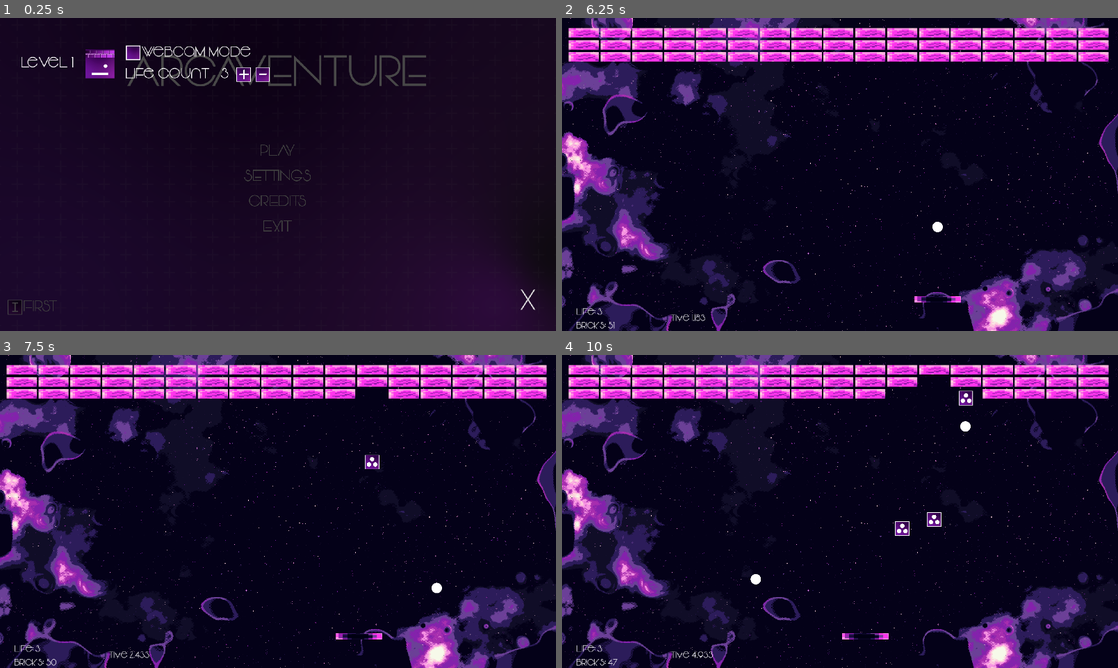
Above: before the commit, frames 1-4 (two rows, left to right).
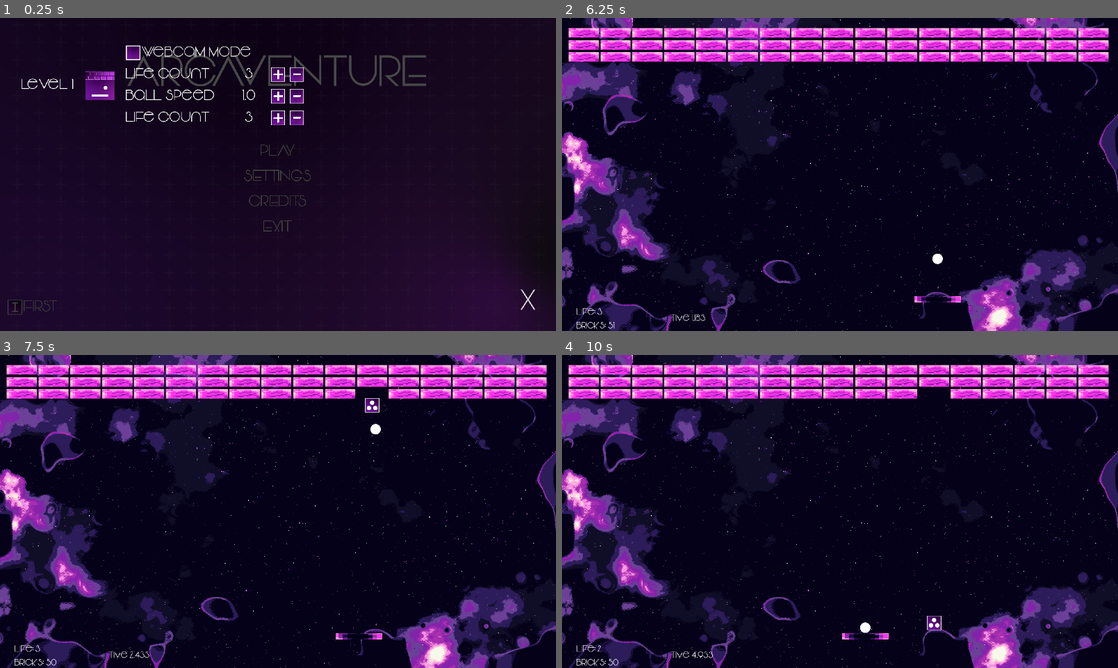
Above: after the commit, the same moments.

Repository: QuirrelForU/Arcaventure
Game: Godot game, scene res://BaseMenu/BaseMenu.tscn
The game is run twice, just before and just after one commit, with the same random seed, the same clock (stepped at 60 frames per second) and the same inputs.
Inputs (mouse positions are in pixels of both pictures, inside the frame that each line leads up to; where the layout moved, square brackets give the same spot in the first picture):
- Up to frame 1 (0.25 s): no input
- Up to frame 2 (6.25 s): click (806, 74) at 0.52 s; click (823, 74) at 1.27 s; click (840, 96) [806, 74] at 2 s; click (856, 96) [823, 74] at 2.75 s; click "PLAY" at 3.5 s; click "PLAY" at 4.25 s; click (662, 86) [662, 64] at 5 s; tap Enter at 5.75 s; move the mouse to (867, 174) at 5.77 s
- Up to frame 3 (7.5 s): move the mouse to (250, 511) at 6.52 s; move the mouse to (289, 505) at 7.27 s
- Up to frame 4 (10 s): move the mouse to (834, 517) at 8.02 s; move the mouse to (878, 514) at 8.77 s; move the mouse to (795, 508) at 9.52 s

The runs differ from the first frame. In frame 1, 2.3% of the frame differs, in the area x 3-55%, y 10-35%; in frame 2, 0.1%; in frame 3, 0.4%; in frame 4, 1.1%.
Error in both runs: Invalid get index 'current_resolution_index' (on base: 'Nil'). (res://BaseMenu/SaverLoader.gd:19)

Commit message:
ball speed settings via menu

Diff:
--- a/game/Arkanoid/LevelFirst/Balls.gd
+++ b/game/Arkanoid/LevelFirst/Balls.gd
@@ -5,31 +5,25 @@
 
 onready var player_stats =$"../Stats"
 
-export(float) var ball_speed_scale
-
 
 func _ready():
 	player_stats.balls_count =$".".get_child_count()
 
-	# apply modifiers from editor
-	if ball_speed_scale:
-		$Ball.speed = ball_speed_scale
+	#
 
 func multiply():
 	for ball in $".".get_children():
 		player_stats.balls_count += 1
 		var new_ball = ball_scene.instance()
 		new_ball.global_position = ball.global_position
-		if ball_speed_scale:
-			new_ball.speed = ball_speed_scale
+		new_ball.speed = player_stats.ball_speed_coef
 		new_ball.velocity = ball.velocity
 		new_ball.velocity = new_ball.velocity.rotated(PI/4)
 		$".".add_child(new_ball)
 
 func respawn():
 	var new_ball = ball_scene.instance()
-	if ball_speed_scale:
-		new_ball.speed = ball_speed_scale
+	new_ball.speed = player_stats.ball_speed_coef
 	$".".add_child(new_ball)
 	$"../Platform".respawn_ball()
 	$"../Platform".ball = new_ball
--- a/game/Arkanoid/LevelFirst/LevelFirst.gd
+++ b/game/Arkanoid/LevelFirst/LevelFirst.gd
@@ -26,3 +26,5 @@
 		var game_settings : ArkanoidSettings = load("user://arkanoid_first_level.tres") as ArkanoidSettings
 		player_stats.webcam_mode = game_settings.webcam_mode
 		player_stats.life_count = game_settings.life_count
+		player_stats.ball_speed_coef = game_settings.ball_speed_coef
+		$Balls/Ball.speed = player_stats.ball_speed_coef
--- a/game/Arkanoid/LevelFirst/LevelFirst.tscn
+++ b/game/Arkanoid/LevelFirst/LevelFirst.tscn
@@ -60,7 +60,6 @@
 
 [node name="Balls" type="Node2D" parent="."]
 script = ExtResource( 12 )
-ball_speed_scale = 2.0
 
 [node name="Ball" parent="Balls" instance=ExtResource( 1 )]
 
--- a/game/Arkanoid/LevelFirst/Stats.gd
+++ b/game/Arkanoid/LevelFirst/Stats.gd
@@ -1,7 +1,9 @@
 extends Node
 
+var life_count = 3 setget _set_life_count
+var ball_speed_coef = null
+var platform_size_coef = 1.0
 
-export var life_count = 3 setget _set_life_count
 var time = 0.0 setget _set_time
 
 var bricks_count setget _set_bricks_count
--- /dev/null
+++ b/game/BaseMenu/BallSpeedLabel.gd
@@ -0,0 +1,16 @@
+extends Label
+
+var speed_coef = 1.0 setget _set_speed_coef
+
+
+func _on_PlusLife_pressed():
+	self.speed_coef +=0.25
+
+
+func _on_MinusLife_pressed():
+	self.speed_coef -=0.25
+
+
+func _set_speed_coef(new_speed_coef):
+	speed_coef = clamp(new_speed_coef,0.25,3.5)
+	$".".text = str(speed_coef)
--- a/game/BaseMenu/BaseMenu.tscn
+++ b/game/BaseMenu/BaseMenu.tscn
@@ -21,6 +21,7 @@
 [ext_resource path="res://BaseMenu/more_icons/plusbutton.png" type="Texture" id=19]
 [ext_resource path="res://BaseMenu/LifeCountLabel.gd" type="Script" id=20]
 [ext_resource path="res://BaseMenu/more_icons/minusbutton.png" type="Texture" id=21]
+[ext_resource path="res://BaseMenu/BallSpeedLabel.gd" type="Script" id=22]
 
 [sub_resource type="Animation" id=1]
 resource_name = "PlusesSlide"
@@ -122,8 +123,8 @@
 [node name="GridPluses" parent="Background" instance=ExtResource( 5 )]
 margin_left = -166.88
 margin_top = -94.7037
-margin_right = 36970.1
-margin_bottom = 20848.3
+margin_right = 40810.1
+margin_bottom = 23008.3
 
 [node name="AnimationPlayer" type="AnimationPlayer" parent="Background"]
 root_node = NodePath("../..")
@@ -347,22 +348,22 @@
 margin_bottom = 540.0
 
 [node name="HBoxContainer" type="HBoxContainer" parent="GameMenus/VBoxContainer"]
-margin_right = 858.0
-margin_bottom = 146.0
+margin_right = 976.0
+margin_bottom = 296.0
 custom_constants/separation = 40
 
 [node name="Label" type="Label" parent="GameMenus/VBoxContainer/HBoxContainer"]
-margin_top = 37.0
+margin_top = 112.0
 margin_right = 181.0
-margin_bottom = 108.0
+margin_bottom = 183.0
 custom_fonts/font = ExtResource( 10 )
 text = "Level 1"
 
 [node name="ArkanoidLevel1" type="TextureButton" parent="GameMenus/VBoxContainer/HBoxContainer"]
 margin_left = 221.0
-margin_top = 23.0
+margin_top = 98.0
 margin_right = 321.0
-margin_bottom = 123.0
+margin_bottom = 198.0
 rect_min_size = Vector2( 100, 100 )
 size_flags_horizontal = 0
 size_flags_vertical = 4
@@ -371,11 +372,11 @@
 
 [node name="SettingsList" type="VBoxContainer" parent="GameMenus/VBoxContainer/HBoxContainer"]
 margin_left = 361.0
-margin_right = 858.0
-margin_bottom = 146.0
+margin_right = 976.0
+margin_bottom = 296.0
 
 [node name="WebcamModeCheckbox" type="CheckBox" parent="GameMenus/VBoxContainer/HBoxContainer/SettingsList"]
-margin_right = 497.0
+margin_right = 615.0
 margin_bottom = 71.0
 theme = ExtResource( 9 )
 custom_fonts/font = ExtResource( 10 )
@@ -383,23 +384,24 @@
 
 [node name="LifeCount" type="HBoxContainer" parent="GameMenus/VBoxContainer/HBoxContainer/SettingsList"]
 margin_top = 75.0
-margin_right = 497.0
+margin_right = 615.0
 margin_bottom = 146.0
 custom_constants/separation = 15
 
 [node name="Name" type="Label" parent="GameMenus/VBoxContainer/HBoxContainer/SettingsList/LifeCount"]
-margin_right = 302.0
+margin_right = 350.0
 margin_bottom = 71.0
+rect_min_size = Vector2( 350, 0 )
 size_flags_horizontal = 6
 size_flags_vertical = 6
 custom_fonts/font = ExtResource( 10 )
 text = "Life count "
 
 [node name="LifeCountLabel" type="Label" parent="GameMenus/VBoxContainer/HBoxContainer/SettingsList/LifeCount"]
-margin_left = 317.0
-margin_right = 367.0
+margin_left = 365.0
+margin_right = 485.0
 margin_bottom = 71.0
-rect_min_size = Vector2( 50, 0 )
+rect_min_size = Vector2( 120, 0 )
 size_flags_horizontal = 6
 size_flags_vertical = 6
 custom_fonts/font = ExtResource( 10 )
@@ -409,9 +411,9 @@
 script = ExtResource( 20 )
 
 [node name="PlusLife" type="TextureButton" parent="GameMenus/VBoxContainer/HBoxContainer/SettingsList/LifeCount"]
-margin_left = 382.0
+margin_left = 500.0
 margin_top = 10.0
-margin_right = 432.0
+margin_right = 550.0
 margin_bottom = 60.0
 rect_min_size = Vector2( 50, 50 )
 size_flags_horizontal = 6
@@ -420,9 +422,109 @@
 expand = true
 
 [node name="MinusLife" type="TextureButton" parent="GameMenus/VBoxContainer/HBoxContainer/SettingsList/LifeCount"]
-margin_left = 447.0
+margin_left = 565.0
 margin_top = 10.0
-margin_right = 497.0
+margin_right = 615.0
+margin_bottom = 60.0
+rect_min_size = Vector2( 50, 50 )
+size_flags_horizontal = 6
+size_flags_vertical = 6
+texture_normal = ExtResource( 21 )
+expand = true
+
+[node name="BallSpeed" type="HBoxContainer" parent="GameMenus/VBoxContainer/HBoxContainer/SettingsList"]
+margin_top = 150.0
+margin_right = 615.0
+margin_bottom = 221.0
+custom_constants/separation = 15
+
+[node name="Name" type="Label" parent="GameMenus/VBoxContainer/HBoxContainer/SettingsList/BallSpeed"]
+margin_right = 350.0
+margin_bottom = 71.0
+rect_min_size = Vector2( 350, 0 )
+size_flags_horizontal = 6
+size_flags_vertical = 6
+custom_fonts/font = ExtResource( 10 )
+text = "ball speed"
+
+[node name="BallSpeedLabel" type="Label" parent="GameMenus/VBoxContainer/HBoxContainer/SettingsList/BallSpeed"]
+margin_left = 365.0
+margin_right = 485.0
+margin_bottom = 71.0
+rect_min_size = Vector2( 120, 0 )
+size_flags_horizontal = 6
+size_flags_vertical = 6
+custom_fonts/font = ExtResource( 10 )
+text = "1.0"
+align = 1
+valign = 1
+script = ExtResource( 22 )
+
+[node name="PlusSpeed" type="TextureButton" parent="GameMenus/VBoxContainer/HBoxContainer/SettingsList/BallSpeed"]
+margin_left = 500.0
+margin_top = 10.0
+margin_right = 550.0
+margin_bottom = 60.0
+rect_min_size = Vector2( 50, 50 )
+size_flags_horizontal = 6
+size_flags_vertical = 6
+texture_normal = ExtResource( 19 )
+expand = true
+
+[node name="MinusSpeed" type="TextureButton" parent="GameMenus/VBoxContainer/HBoxContainer/SettingsList/BallSpeed"]
+margin_left = 565.0
+margin_top = 10.0
+margin_right = 615.0
+margin_bottom = 60.0
+rect_min_size = Vector2( 50, 50 )
+size_flags_horizontal = 6
+size_flags_vertical = 6
+texture_normal = ExtResource( 21 )
+expand = true
+
+[node name="PlatformSize" type="HBoxContainer" parent="GameMenus/VBoxContainer/HBoxContainer/SettingsList"]
+margin_top = 225.0
+margin_right = 615.0
+margin_bottom = 296.0
+custom_constants/separation = 15
+
+[node name="Name" type="Label" parent="GameMenus/VBoxContainer/HBoxContainer/SettingsList/PlatformSize"]
+margin_right = 350.0
+margin_bottom = 71.0
+rect_min_size = Vector2( 350, 0 )
+size_flags_horizontal = 6
+size_flags_vertical = 6
+custom_fonts/font = ExtResource( 10 )
+text = "Life count "
+
+[node name="LifeCountLabel" type="Label" parent="GameMenus/VBoxContainer/HBoxContainer/SettingsList/PlatformSize"]
+margin_left = 365.0
+margin_right = 485.0
+margin_bottom = 71.0
+rect_min_size = Vector2( 120, 0 )
+size_flags_horizontal = 6
+size_flags_vertical = 6
+custom_fonts/font = ExtResource( 10 )
+text = "3"
+align = 1
+valign = 1
+script = ExtResource( 20 )
+
+[node name="PlusLife" type="TextureButton" parent="GameMenus/VBoxContainer/HBoxContainer/SettingsList/PlatformSize"]
+margin_left = 500.0
+margin_top = 10.0
+margin_right = 550.0
+margin_bottom = 60.0
+rect_min_size = Vector2( 50, 50 )
+size_flags_horizontal = 6
+size_flags_vertical = 6
+texture_normal = ExtResource( 19 )
+expand = true
+
+[node name="MinusLife" type="TextureButton" parent="GameMenus/VBoxContainer/HBoxContainer/SettingsList/PlatformSize"]
+margin_left = 565.0
+margin_top = 10.0
+margin_right = 615.0
 margin_bottom = 60.0
 rect_min_size = Vector2( 50, 50 )
 size_flags_horizontal = 6
@@ -571,6 +673,10 @@
 [connection signal="pressed" from="GameMenus/VBoxContainer/HBoxContainer/ArkanoidLevel1" to="GameMenus" method="_on_ArkanoidLevel1_pressed"]
 [connection signal="pressed" from="GameMenus/VBoxContainer/HBoxContainer/SettingsList/LifeCount/PlusLife" to="GameMenus/VBoxContainer/HBoxContainer/SettingsList/LifeCount/LifeCountLabel" method="_on_PlusLife_pressed"]
 [connection signal="pressed" from="GameMenus/VBoxContainer/HBoxContainer/SettingsList/LifeCount/MinusLife" to="GameMenus/VBoxContainer/HBoxContainer/SettingsList/LifeCount/LifeCountLabel" method="_on_MinusLife_pressed"]
+[connection signal="pressed" from="GameMenus/VBoxContainer/HBoxContainer/SettingsList/BallSpeed/PlusSpeed" to="GameMenus/VBoxContainer/HBoxContainer/SettingsList/BallSpeed/BallSpeedLabel" method="_on_PlusLife_pressed"]
+[connection signal="pressed" from="GameMenus/VBoxContainer/HBoxContainer/SettingsList/BallSpeed/MinusSpeed" to="GameMenus/VBoxContainer/HBoxContainer/SettingsList/BallSpeed/BallSpeedLabel" method="_on_MinusLife_pressed"]
+[connection signal="pressed" from="GameMenus/VBoxContainer/HBoxContainer/SettingsList/PlatformSize/PlusLife" to="GameMenus/VBoxContainer/HBoxContainer/SettingsList/PlatformSize/LifeCountLabel" method="_on_PlusLife_pressed"]
+[connection signal="pressed" from="GameMenus/VBoxContainer/HBoxContainer/SettingsList/PlatformSize/MinusLife" to="GameMenus/VBoxContainer/HBoxContainer/SettingsList/PlatformSize/LifeCountLabel" method="_on_MinusLife_pressed"]
 [connection signal="item_selected" from="Settings/VBoxContainer/Res/OptionButton" to="Settings" method="_on_OptionButton_item_selected"]
 [connection signal="pressed" from="Settings/VBoxContainer/Fullscreen/WindowedCheck" to="Settings" method="_on_WindowedCheck_pressed"]
 [connection signal="pressed" from="Settings/VBoxContainer/Fullscreen2/FullScreenCheck" to="Settings" method="_on_FullScreenCheck_pressed"]
--- a/game/BaseMenu/GameSettingsSaver.gd
+++ b/game/BaseMenu/GameSettingsSaver.gd
@@ -7,4 +7,6 @@
 	var new_arkanoid_settings = ArkanoidSettings.new()
 	new_arkanoid_settings.webcam_mode = $"../VBoxContainer/HBoxContainer/SettingsList/WebcamModeCheckbox".pressed
 	new_arkanoid_settings.life_count = $"../VBoxContainer/HBoxContainer/SettingsList/LifeCount/LifeCountLabel".life_count
+	new_arkanoid_settings.ball_speed_coef = $"../VBoxContainer/HBoxContainer/SettingsList/BallSpeed/BallSpeedLabel".speed_coef
+
 	ResourceSaver.save("user://arkanoid_first_level.tres",new_arkanoid_settings)
--- a/game/BaseMenu/arkanoid_settings_resource.gd
+++ b/game/BaseMenu/arkanoid_settings_resource.gd
@@ -4,3 +4,5 @@
 
 export var webcam_mode : bool
 export var life_count : int
+export var ball_speed_coef : float
+export var platform_size_coef : float
Not shown: 1 places in game/BaseMenu/BaseMenu.tscn that only renumber resources
